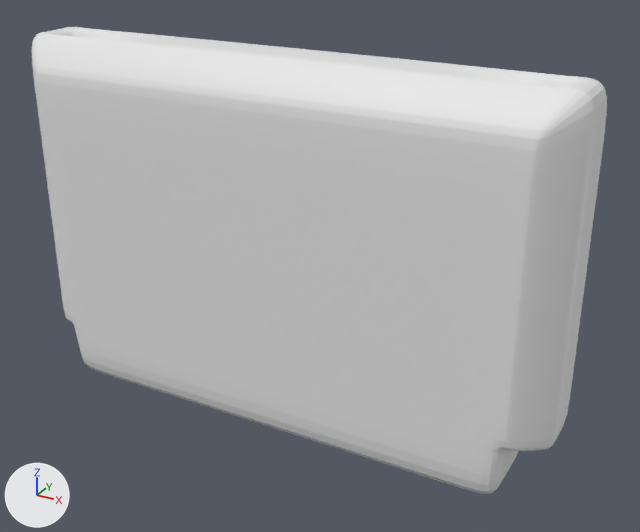
Two versions of the Blender file small-objects/famicom-cart/cart.blend, one commit apart.
Camera for both pictures: a 50 mm camera at (0.0782, -0.1267, 0.0617) aimed at (0.007, 0.0027, -0.003). Arrows for +X, +Y and +Z are at lower left; the lights stay in place.

In view in the first picture: 'cart'.
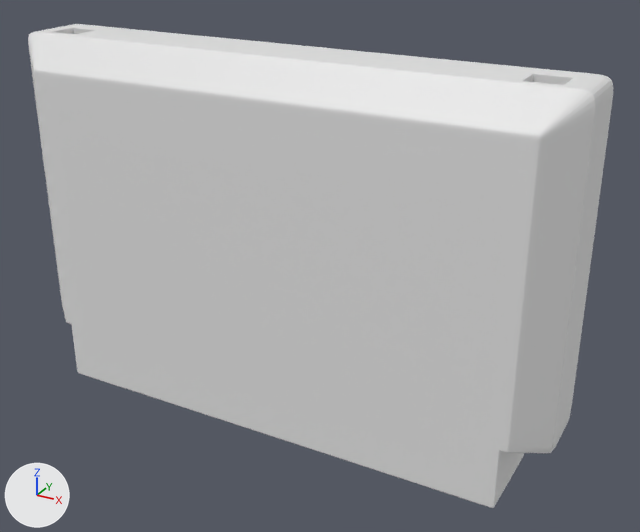
Pixel boxes (x1, y1, x2, y2) of what changed, in the pictures (640 x 532 px):
'cart', reshaped
    before: (31, 27, 607, 494)
    after: (28, 24, 613, 508)
part 1 of me_cube_001, built on
    before: (38, 115, 599, 456)
    after: (28, 24, 613, 508)

What changed in the scene script:
```text
Change me_cube_001:
    used by ob_cart; location = (0.0, 0.0005, 0.0)
    remove me_cube_001.from_pydata(...)  # 106 vertices, 97 faces; spans x 0.0..0.0533, y -0.0086..0.0085, z -0.0349..0.035
    add me_cube_001.from_pydata(...)  # 648 vertices, 625 faces; spans x 0.0..0.0533, y -0.0086..0.0085, z -0.0349..0.035
    me_cube_001 part 1: 14 vertices moved from x 0.0..0.0533, y -0.0086..0.0085, z -0.0213 to x 0.0..0.0533, y -0.0086..0.0085, z -0.0251..-0.023; 542 vertices added at x 0.0..0.0533, y -0.0086..0.0085, z -0.0349..0.035
```
